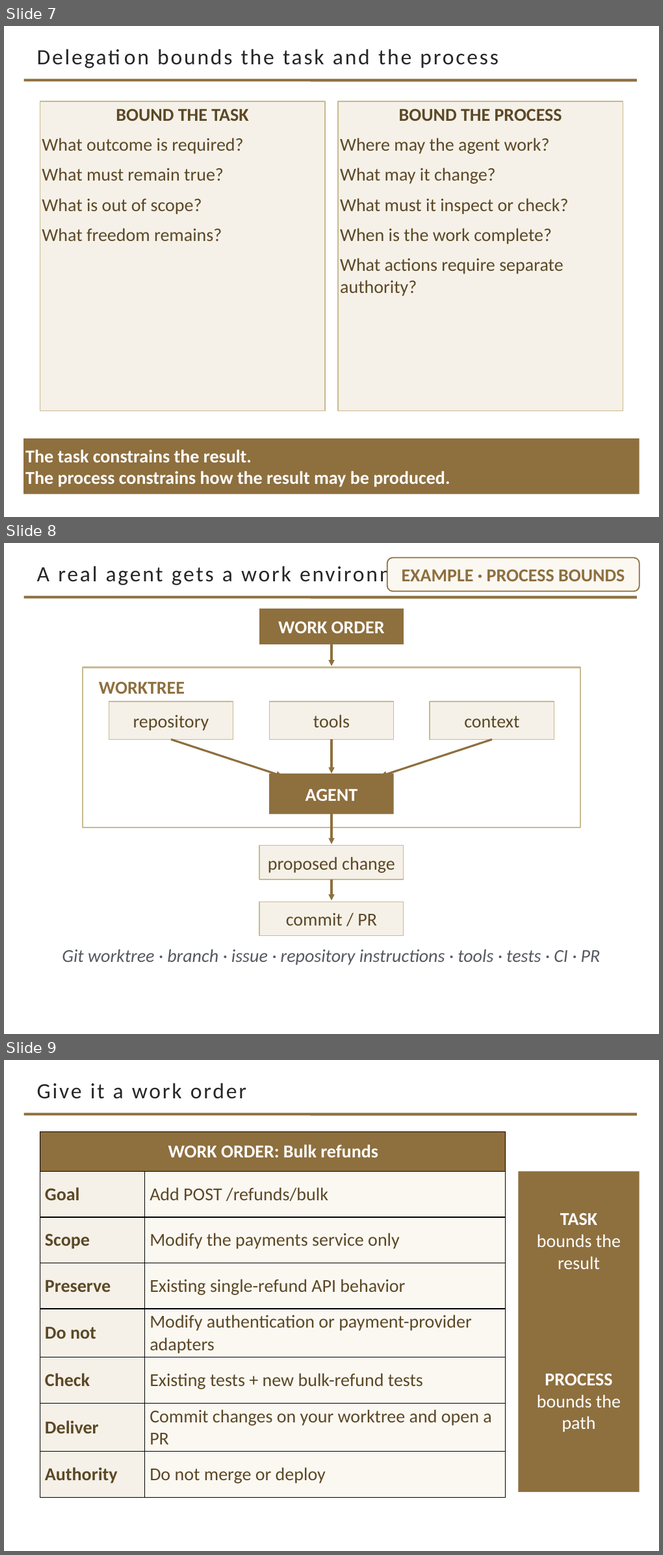
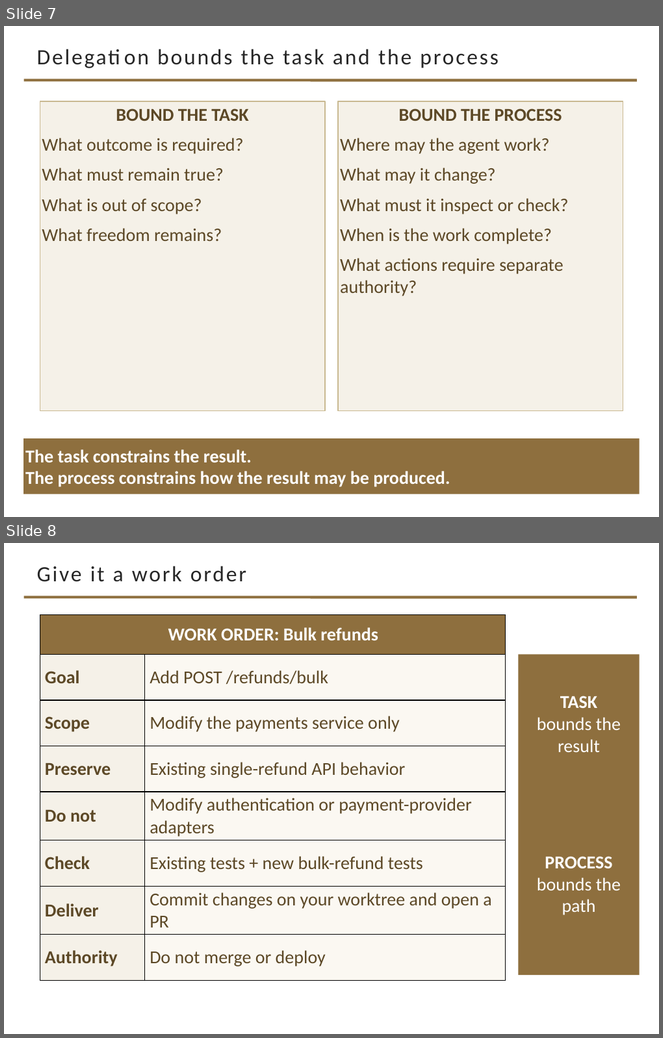
Before and after one commit to davisjam/model-based-agentic-software-engineering, a slide deck: course/lectures/act-2-delegation-and-control/03-alignment/2-3-Alignment.pptx. Shown one above the other, each under a label of ours: slides 7, 8 and 9 before the commit, slides 7 and 8 after it. The pictures are 663x1555 and 663x1038 pixels, drawn with LibreOffice and Linux fonts; fonts in the diff are those of the drawing; background and template pictures are left out. Boxes give left, top, right and bottom in pixels: in the first picture for what was removed or moved away, otherwise in the second. Text is boxed around its words. In the diff, an @@ line names an element or a change of style, - is before the commit and + after.

Commit message:
deck 2-3: section 1 — work-environment recap deleted; DoF columns + process strip merge into Bound-consequential-degrees-of-freedom (31->29)

```diff
--- a/course/lectures/act-2-delegation-and-control/03-alignment/2-3-Alignment.pptx
+++ b/course/lectures/act-2-delegation-and-control/03-alignment/2-3-Alignment.pptx
@@ slide 8 removed at <box>4,543,659,1034</box>, background #FFFFFF; not listed: 1 template element that a slide beside it also shows @@
@@ rounded rectangle removed at <box>388,557,640,591</box> @@
-EXAMPLE · PROCESS BOUNDS
@@ title removed at <box>37,563,432,587</box> @@
-A real agent gets a work environment
@@ rectangle removed at <box>259,609,404,644</box> @@
-WORK ORDER
@@ arrow removed from (332, 644) to (332, 667) @@
@@ rectangle removed at <box>83,668,581,828</box> @@
@@ text removed at <box>99,681,185,694</box> @@
-WORKTREE
@@ rectangle removed at <box>109,702,233,739</box> @@
-repository
@@ rectangle removed at <box>269,702,394,739</box> @@
-tools
@@ rectangle removed at <box>430,702,555,739</box> @@
-context
@@ arrow removed from (171, 739) to (282, 776) @@
@@ arrow removed from (332, 739) to (332, 774) @@
@@ arrow removed from (492, 739) to (381, 776) @@
@@ rectangle removed at <box>269,774,394,814</box> @@
-AGENT
@@ arrow removed from (332, 814) to (332, 845) @@
@@ rectangle removed at <box>259,846,404,880</box> @@
-proposed change
@@ arrow removed from (332, 880) to (332, 901) @@
@@ rectangle removed at <box>259,902,404,936</box> @@
-commit / PR
@@ text removed at <box>62,949,601,965</box> @@
-Git worktree · branch · issue · repository instructions · tools · tests · CI · PR
@@ what was slide 9 is now slide 8 @@
```
Also in this commit, not shown: 1 slide changed, 1 other slide removed.
